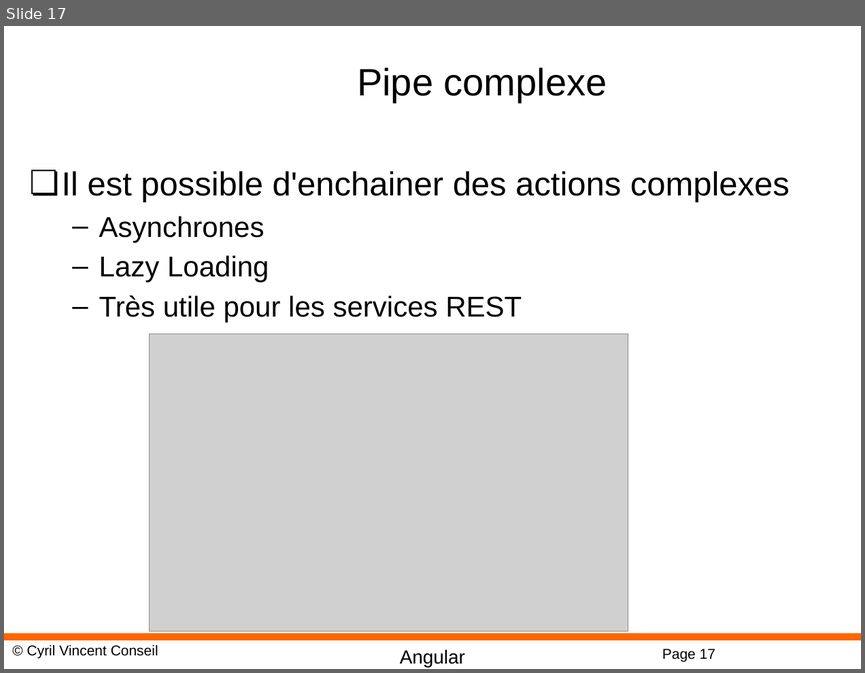
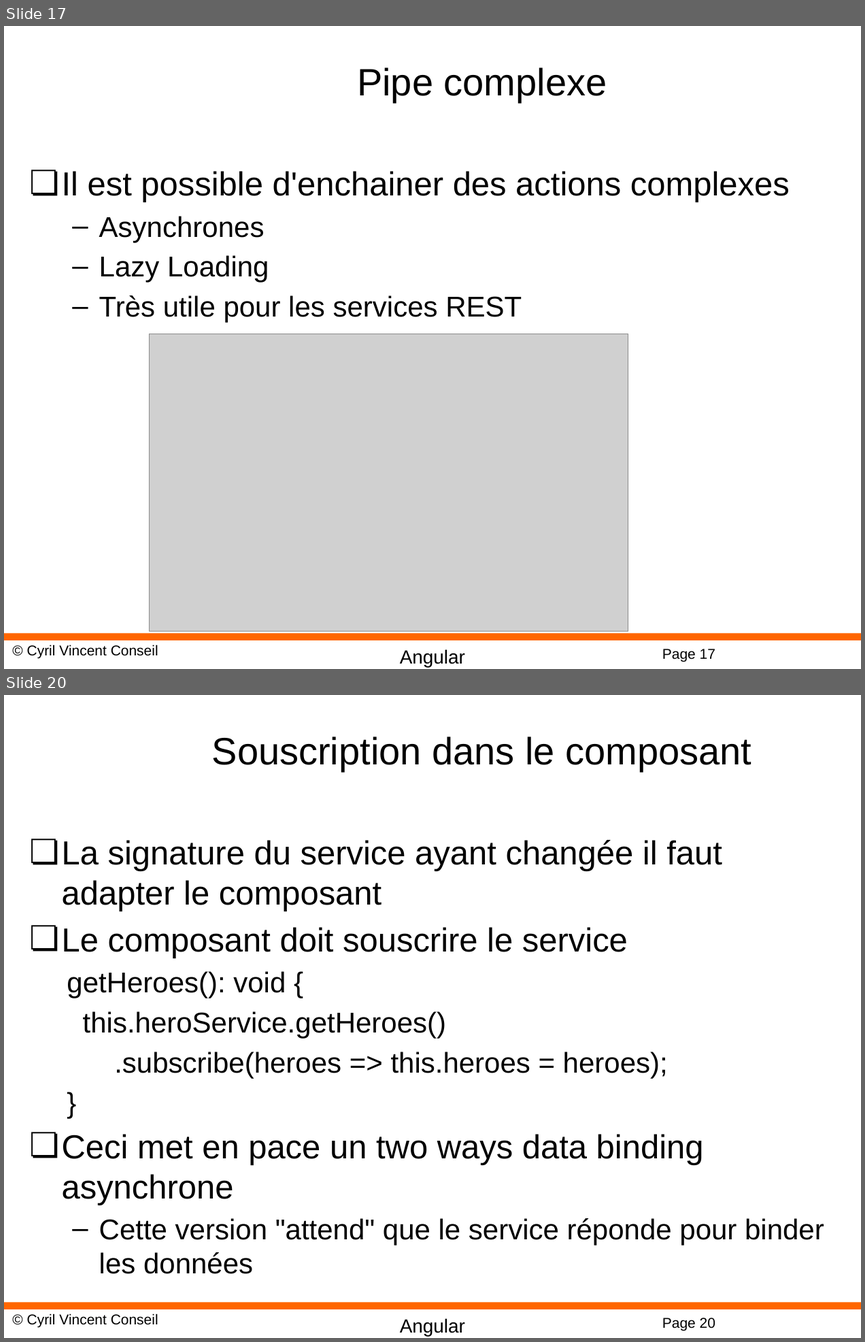
Before and after one commit to cyrilvincent/POE, a slide deck: ppt/angular/Angular13-RXJS.pptx. Shown one above the other, each under a label of ours: slide 17 before the commit, slides 17 and 20 after it; the slides between them are not shown. The pictures are 865x673 and 865x1342 pixels, drawn with LibreOffice and Linux fonts; fonts in the diff are those of the drawing; grey boxes stand for pictures; background and template pictures are left out. Boxes give left, top, right and bottom in pixels: in the first picture for what was removed or moved away, otherwise in the second. Text is boxed around its words. In the diff, an @@ line names an element or a change of style, - is before the commit and + after.

```diff
--- a/ppt/angular/Angular13-RXJS.pptx
+++ b/ppt/angular/Angular13-RXJS.pptx
@@ slide 20 added at [4,695,861,1338], background #FFFFFF; not listed: 4 template elements that a slide beside it also shows @@
@@ title added at [212,736,751,772], 32 pt, text #000000 @@
+Souscription dans le composant
@@ text added at [62,840,824,1274], 24 pt, text #000000 @@
+❏ La signature du service ayant changée il faut adapter le composant
+❏ Le composant doit souscrire le service
+  getHeroes(): void {
+  this.heroService.getHeroes()
+  .subscribe(heroes => this.heroes = heroes);
+  }
+❏ Ceci met en pace un two ways data binding asynchrone
+  – Cette version "attend" que le service réponde pour binder les données
```
Also in this commit, not shown: 8 other slides added, 10 other files.
